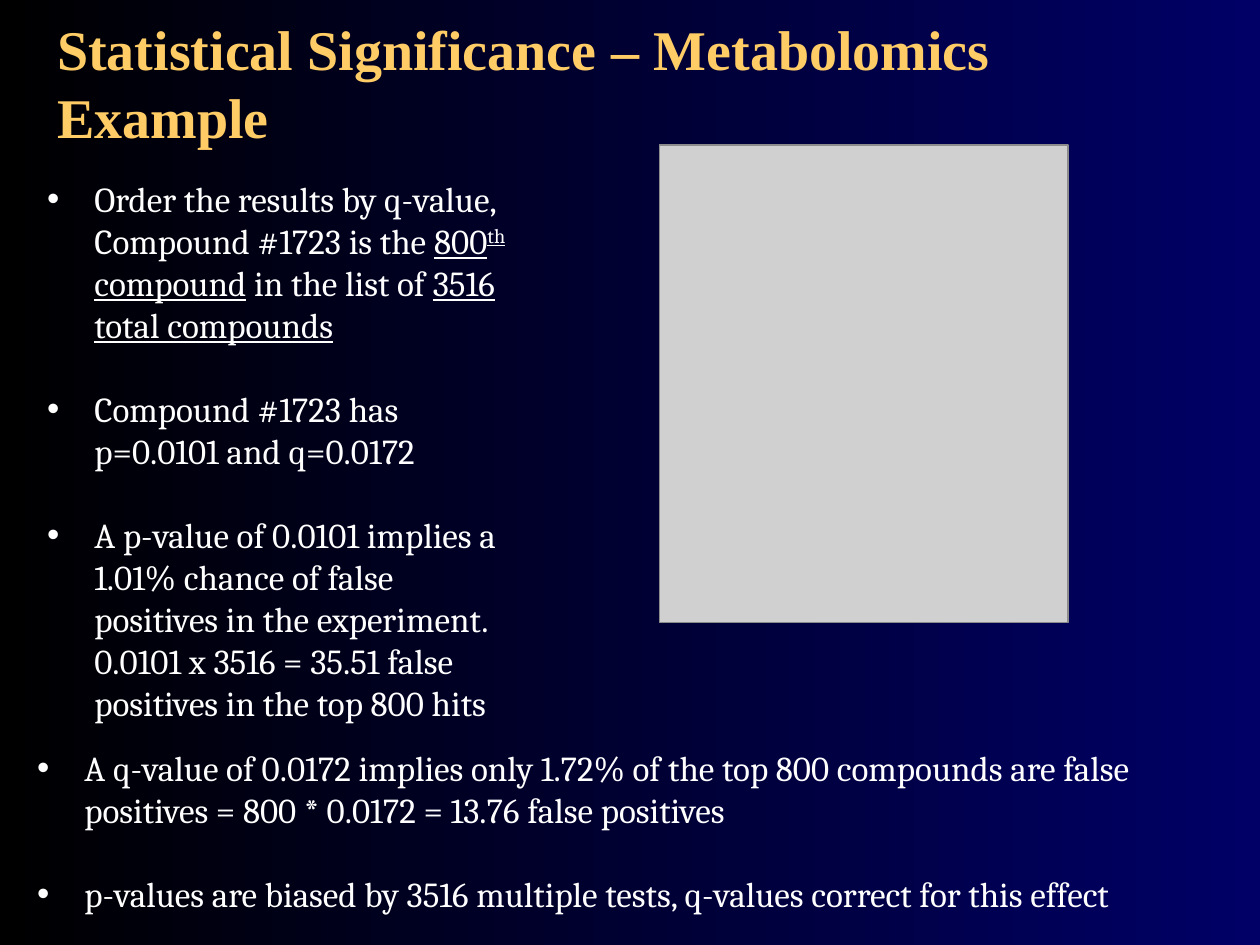
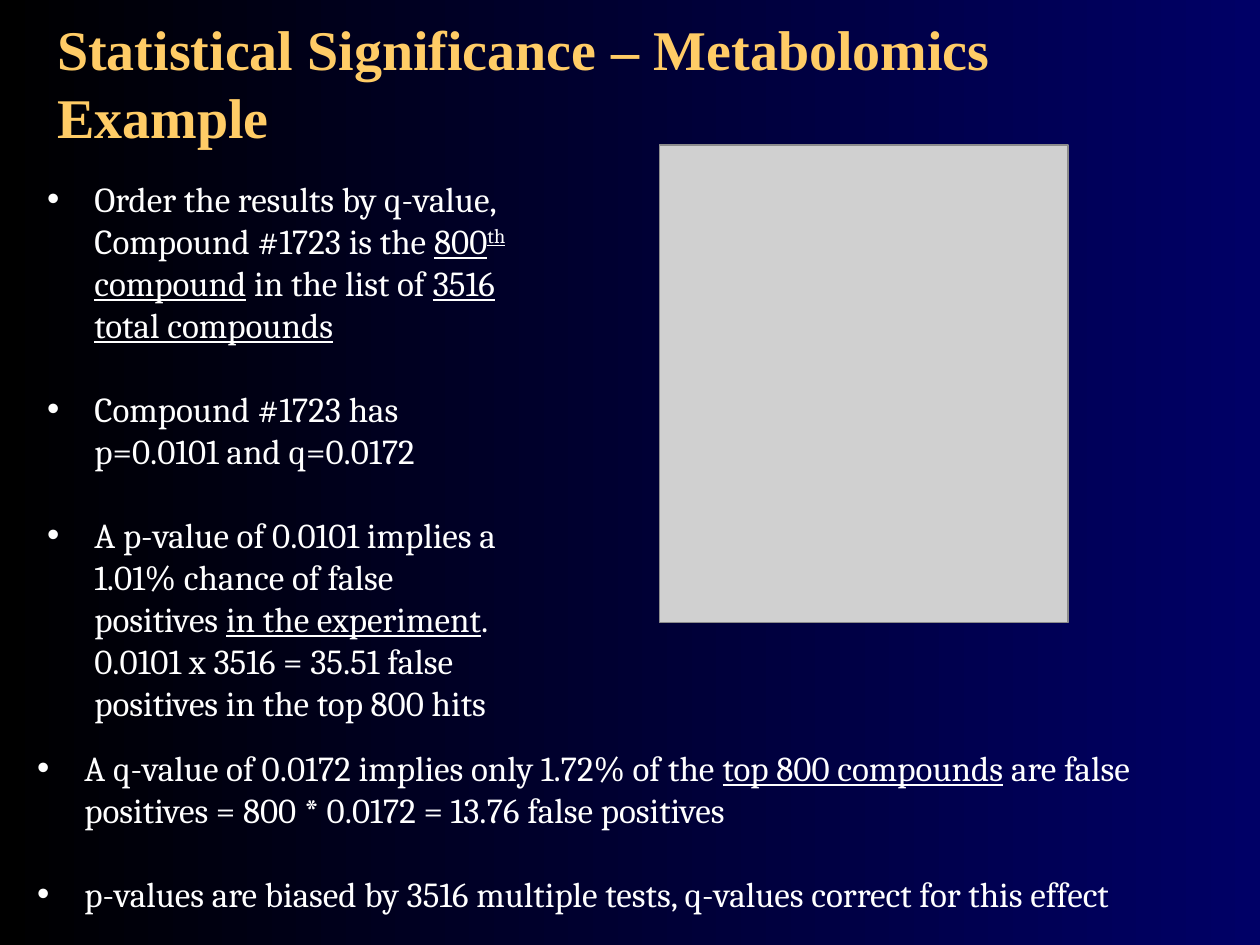
Before and after one commit to agmcarthur/Biochem-3BP3, a slide deck: slide 32 of Lectures/Lecture 8 - Gene Expression.pptx. Drawn at 1260x945 pixels with LibreOffice and Linux fonts; fonts in the diff are those of the drawing; grey boxes stand for pictures. Boxes give left, top, right and bottom in pixels: in the first picture for what was removed or moved away, otherwise in the second. Text is boxed around its words. In the diff, an @@ line names an element or a change of style, - is before the commit and + after.

```diff
--- a/Lectures/Lecture 8 - Gene Expression.pptx
+++ b/Lectures/Lecture 8 - Gene Expression.pptx
@@ text at <box>94,523,495,724</box>: underline on in "in the experiment." @@
@@ text at <box>84,756,1130,831</box>: underline on in "top 800 compounds" @@
```
Also in this commit, not shown: 5 other slides changed.
